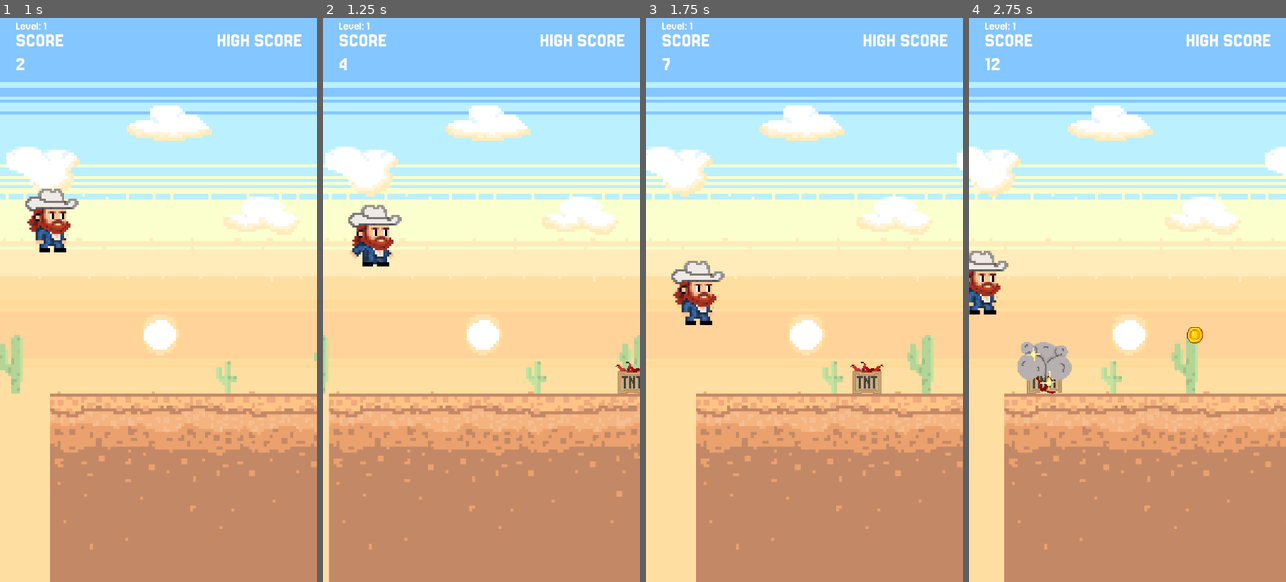
Above: before the commit, frames 1-4 (left to right).
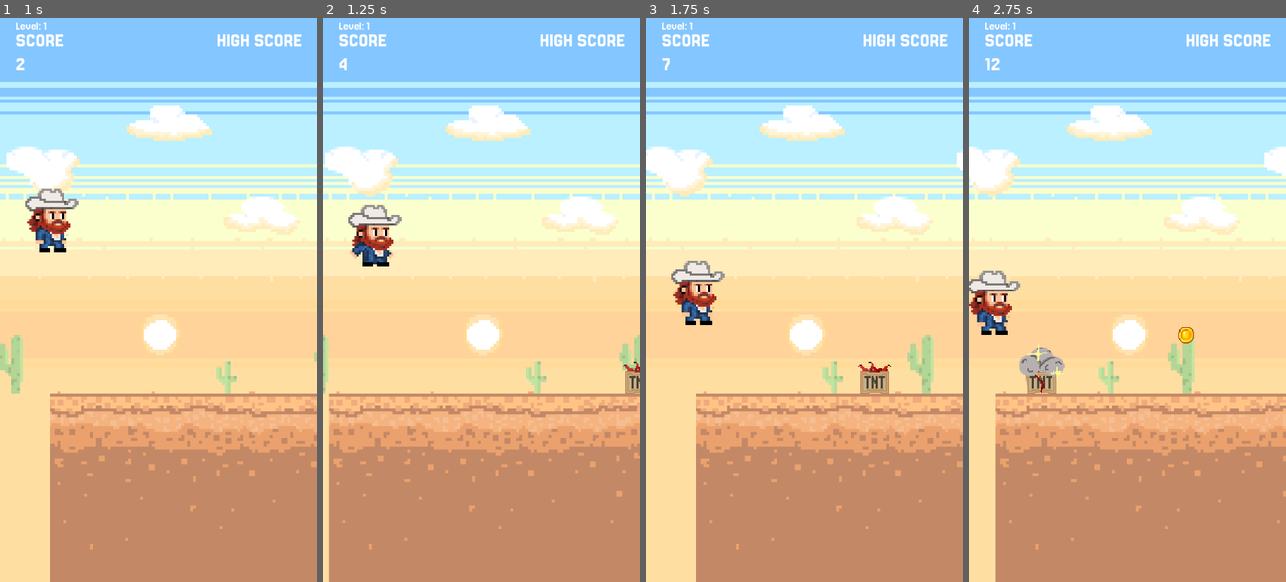
Above: after the commit, the same moments.

Repository: rgomezp/cowboy-game
Game: Godot game, scene res://scenes/main.tscn
Same seed, same stepped clock (60 frames per second), same inputs: the game is played once before the commit and once after it.
Inputs:
- Up to frame 1 (1 s): tap Enter (ui_accept) at 0.5, 0.77 s
- Up to frame 2 (1.25 s): no input
- Up to frame 3 (1.75 s): tap Enter (ui_accept) at 1.52 s
- Up to frame 4 (2.75 s): hold Down (ui_down) from 2.03 s (still down)

Frame 1 is identical in both runs. In frame 2, 0.3% of the frame differs, in the area x 92-100%, y 60-67%; in frame 3, 0.5%; in frame 4, 7.2%, in the area x 0-100%, y 15-100%.

Commit message:
Scales obstacle spawn count by difficulty
Adjusts the number of obstacles spawned based on the difficulty level.
Increases the maximum number of obstacles that can appear simultaneously as the game progresses.

Diff:
--- a/scenes/ObstacleManager.gd
+++ b/scenes/ObstacleManager.gd
@@ -109,9 +109,16 @@
 
 	var obstacles_to_spawn: Array = []
 
-	# At level 2+, spawn single or pairs of obstacles
-	var one_or_two = randi_range(1, 2)
-	var spawn_count = one_or_two if difficulty_level >= 2 else 1
+	# Determine spawn count based on difficulty level
+	var spawn_count: int
+	if difficulty_level == 1:
+		spawn_count = 1
+	elif difficulty_level == 2:
+		# Level 2: spawn 1-2 obstacles
+		spawn_count = randi_range(1, 2)
+	else:  # Level 3
+		# Level 3: spawn 1-3 obstacles
+		spawn_count = randi_range(1, 3)
 
 	# Use actual camera position passed from main.gd
 	var base_x = int(camera_x) + screen_size.x + 100
